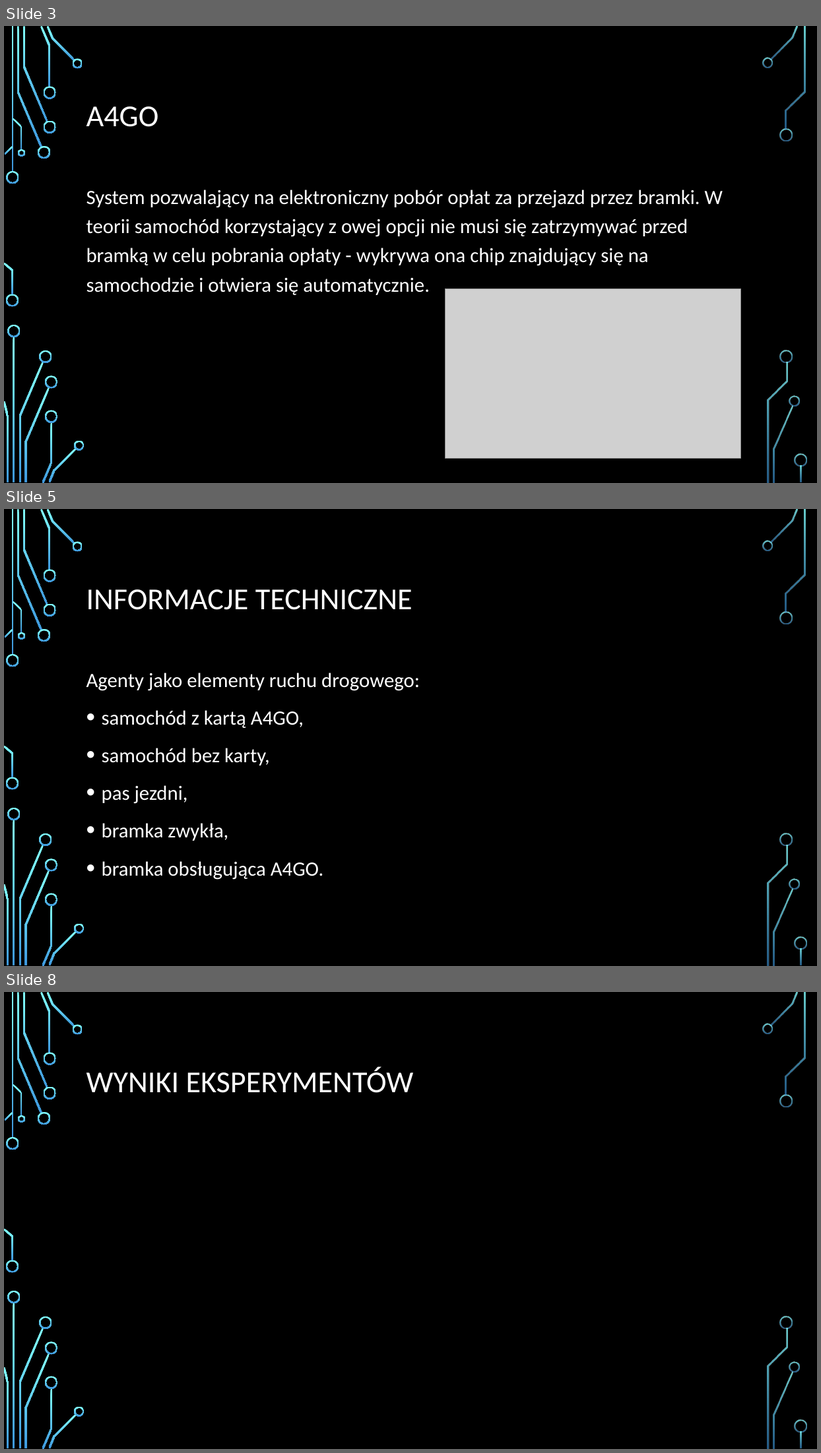
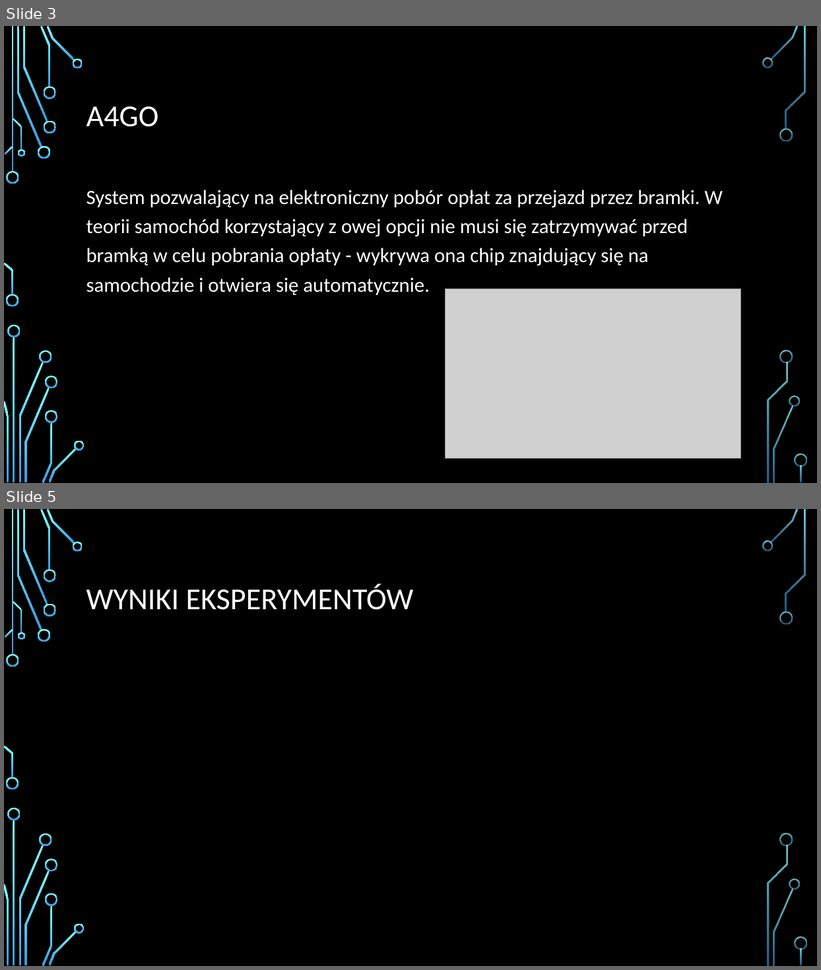
Before and after one commit to zurus93/ExpresswaySimulation, a slide deck: ExpresswaySimulation/doc/Prezentacja_finalna.pptx. Shown one above the other, each under a label of ours: slides 3, 5 and 8 before the commit, slides 3 and 5 after it; the slides between them are not shown. The pictures are 821x1453 and 821x970 pixels, drawn with LibreOffice and Linux fonts; fonts in the diff are those of the drawing; grey boxes stand for pictures; background and template pictures are left out. Boxes give left, top, right and bottom in pixels: in the first picture for what was removed or moved away, otherwise in the second. Text is boxed around its words. In the diff, an @@ line names an element or a change of style, - is before the commit and + after.

```diff
--- a/ExpresswaySimulation/doc/Prezentacja_finalna.pptx
+++ b/ExpresswaySimulation/doc/Prezentacja_finalna.pptx
@@ slide 5 removed at box(4, 509, 817, 966), background picture (left out); not listed: 36 template elements that a slide beside it also shows @@
@@ title removed at box(86, 590, 413, 610) @@
-INFORMACJE TECHNICZNE
@@ text removed at box(86, 673, 420, 880) @@
-Agenty jako elementy ruchu drogowego:
-• samochód z kartą A4GO,
-• samochód bez karty,
-• pas jezdni,
-• bramka zwykła,
-• bramka obsługująca A4GO.
@@ what was slide 8 is now slide 5 @@
```
Also in this commit, not shown: 2 slides changed, 19 slides added, 3 other slides removed, 28 other files.
